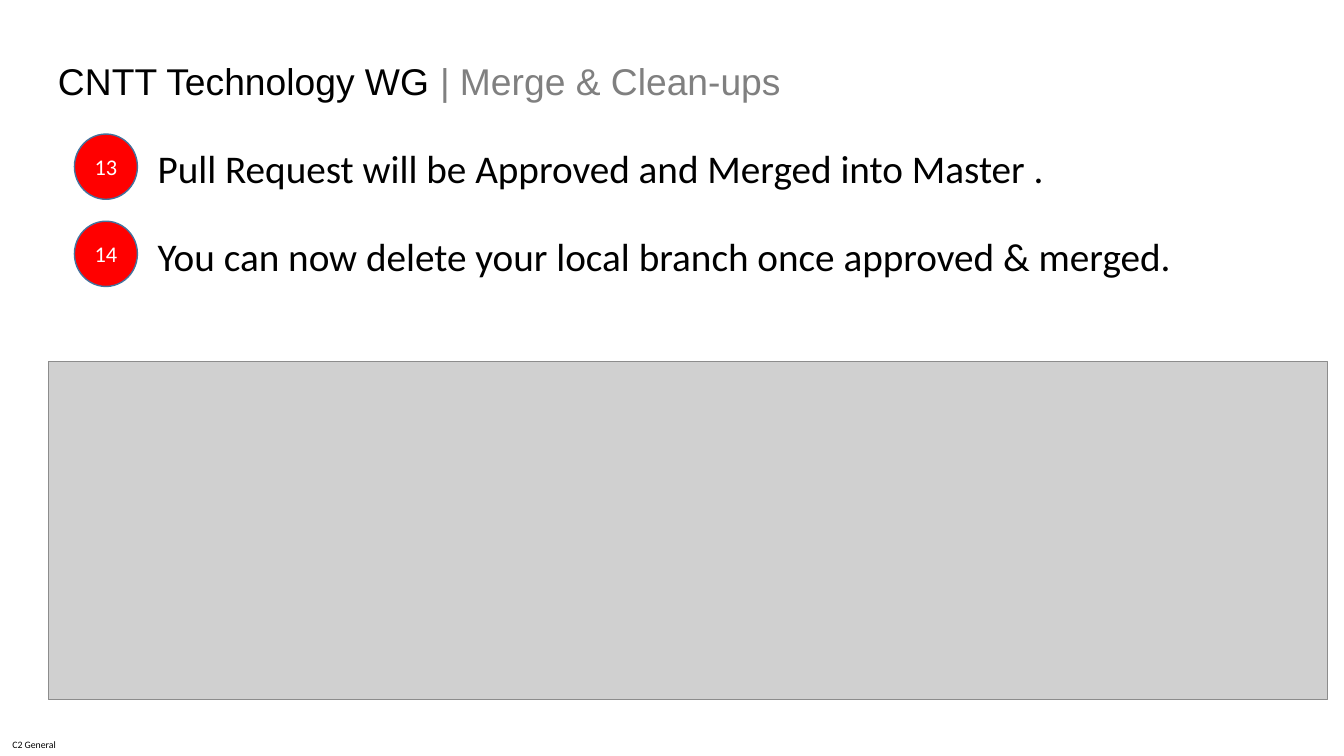
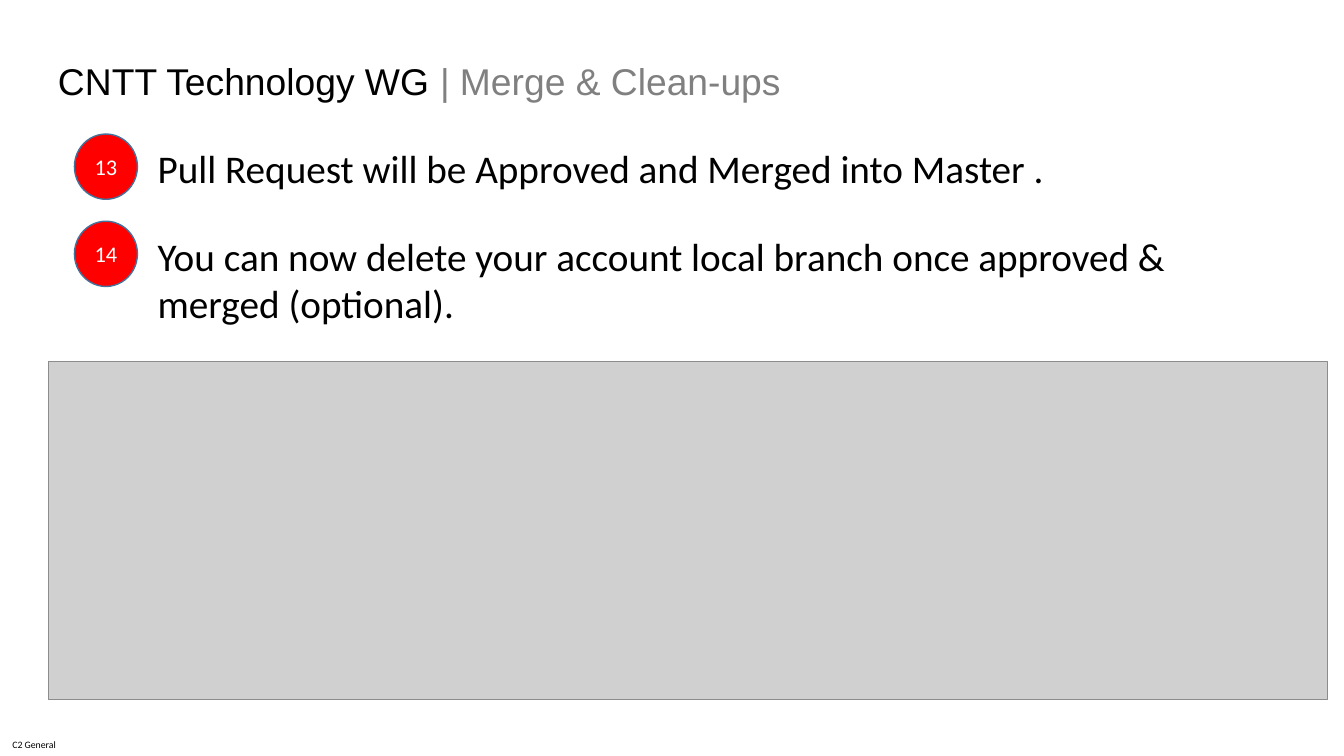
Before and after one commit to anuket-project/anuket-specifications, a slide deck: slide 16 of artifacts/CNTT_GitHub_Technical_WG_Process.pptx (slide 14 before the commit). Drawn at 1344x756 pixels with LibreOffice and Linux fonts; fonts in the diff are those of the drawing; grey boxes stand for pictures. Boxes give left, top, right and bottom in pixels: in the first picture for what was removed or moved away, otherwise in the second. Text is boxed around its words. In the diff, an @@ line names an element or a change of style, - is before the commit and + after.

```diff
--- a/artifacts/CNTT_GitHub_Technical_WG_Process.pptx
+++ b/artifacts/CNTT_GitHub_Technical_WG_Process.pptx
@@ text at (x1=158, y1=243, x2=1129, y2=325): text changed @@
-You can now delete your local branch once approved & merged.
+You can now delete your account local branch once approved & merged (optional).
```
Also in this commit, not shown: 1 other slide changed, 9 slides added.
